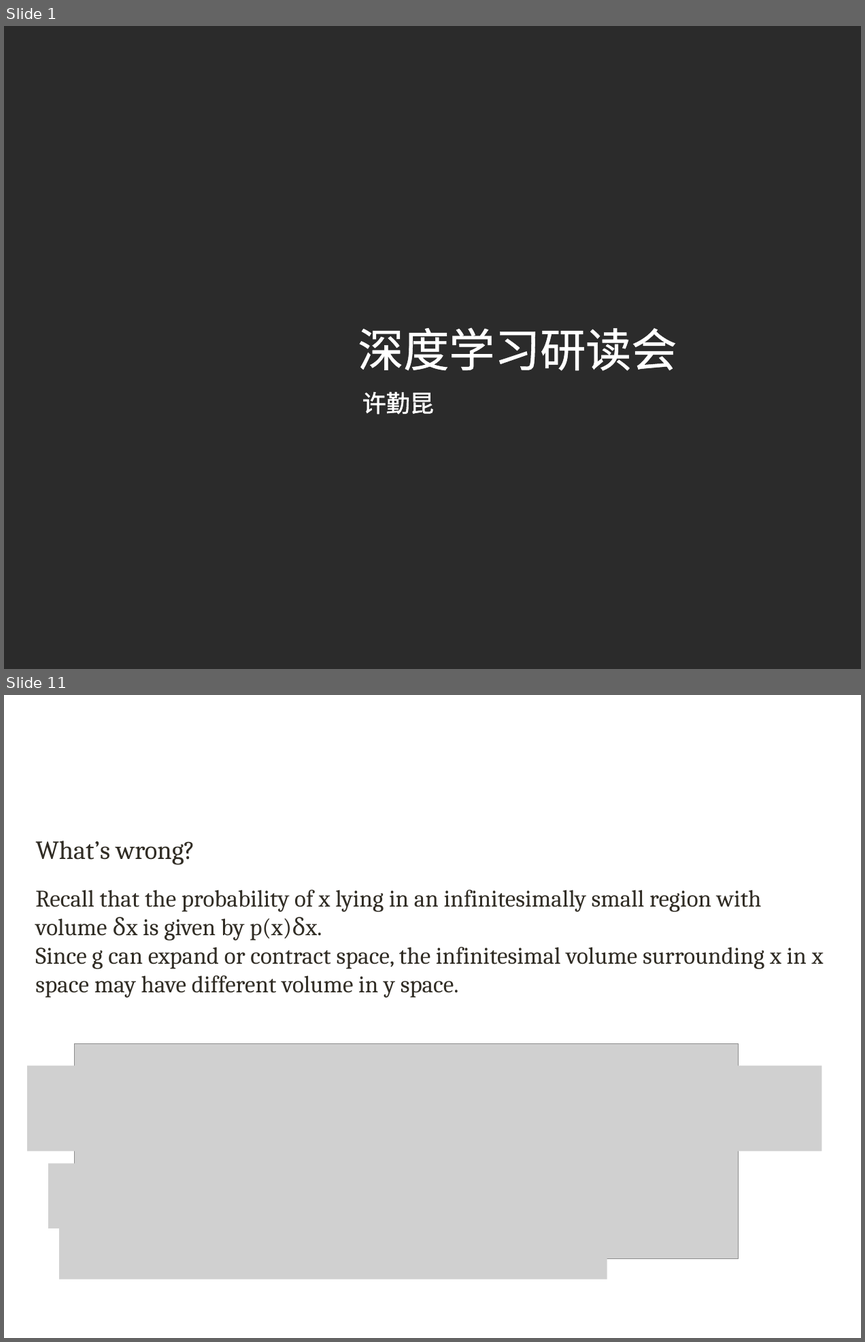
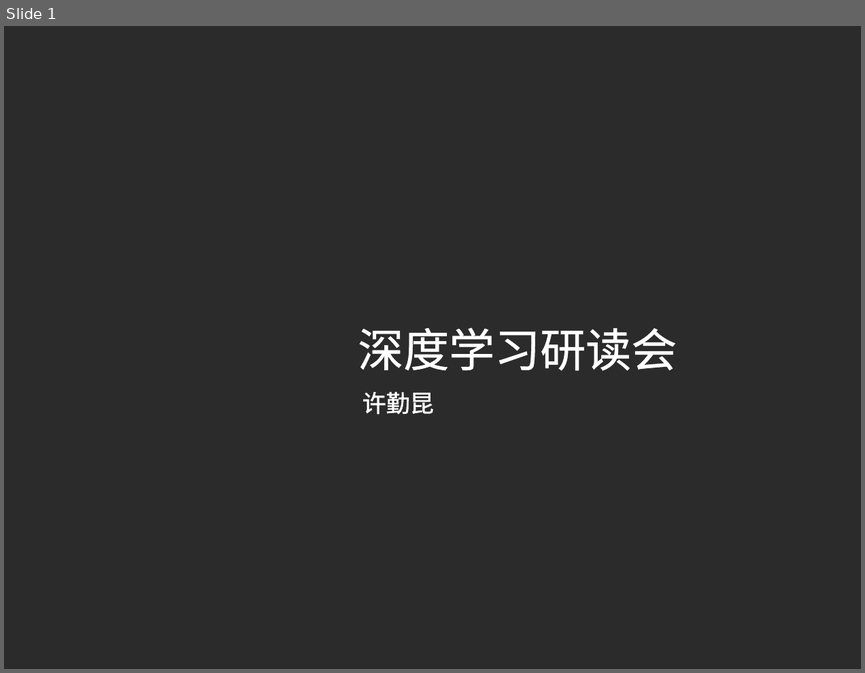
Before and after one commit to xuqinkun/Report, a slide deck: Deep Learning-3.12-3.14.pptx. Shown one above the other, each under a label of ours: slides 1 and 11 before the commit, slide 1 after it; the slides between them are not shown. The pictures are 865x1342 and 865x673 pixels, drawn with LibreOffice and Linux fonts; fonts in the diff are those of the drawing; grey boxes stand for pictures; background and template pictures are left out; a plain dark background stands for a picture behind light text. Boxes give left, top, right and bottom in pixels: in the first picture for what was removed or moved away, otherwise in the second. Text is boxed around its words. In the diff, an @@ line names an element or a change of style, - is before the commit and + after.

```diff
--- a/Deep Learning-3.12-3.14.pptx
+++ b/Deep Learning-3.12-3.14.pptx
@@ slide 11 removed at bbox=[4, 695, 861, 1338], background picture (left out) @@
@@ title removed at bbox=[49, 749, 851, 819] @@
-1.7 Application
@@ text removed at bbox=[36, 841, 195, 865] @@
-What’s wrong?
@@ text removed at bbox=[35, 889, 823, 998] @@
-Recall that the probability of x lying in an infinitesimally small region with volume δx is given by p(x)δx.
-Since g can expand or contract space, the infinitesimal volume surrounding x in x space may have different volume in y space.
@@ picture removed at bbox=[74, 1044, 738, 1259] @@
@@ picture removed at bbox=[27, 1065, 821, 1151] @@
@@ picture removed at bbox=[49, 1163, 638, 1228] @@
@@ picture removed at bbox=[59, 1215, 606, 1279] @@
```
Also in this commit, not shown: 11 slides changed, 12 slides added, 10 other slides removed.
